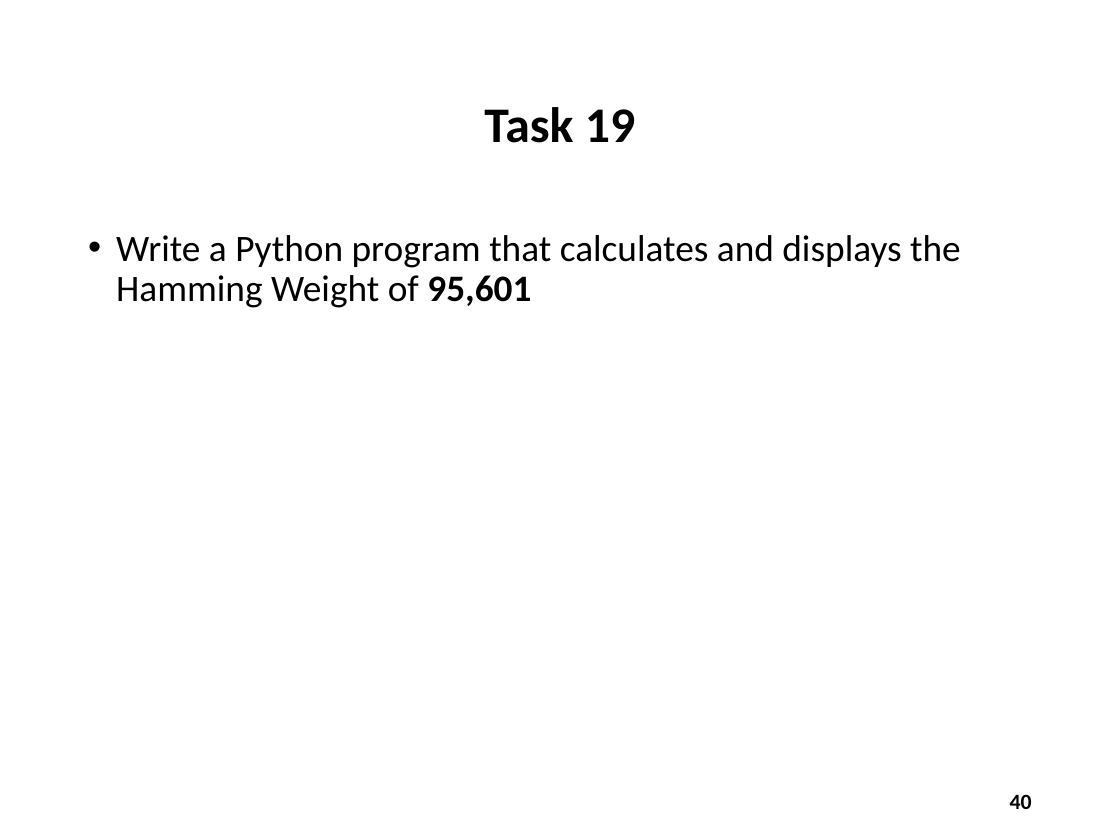
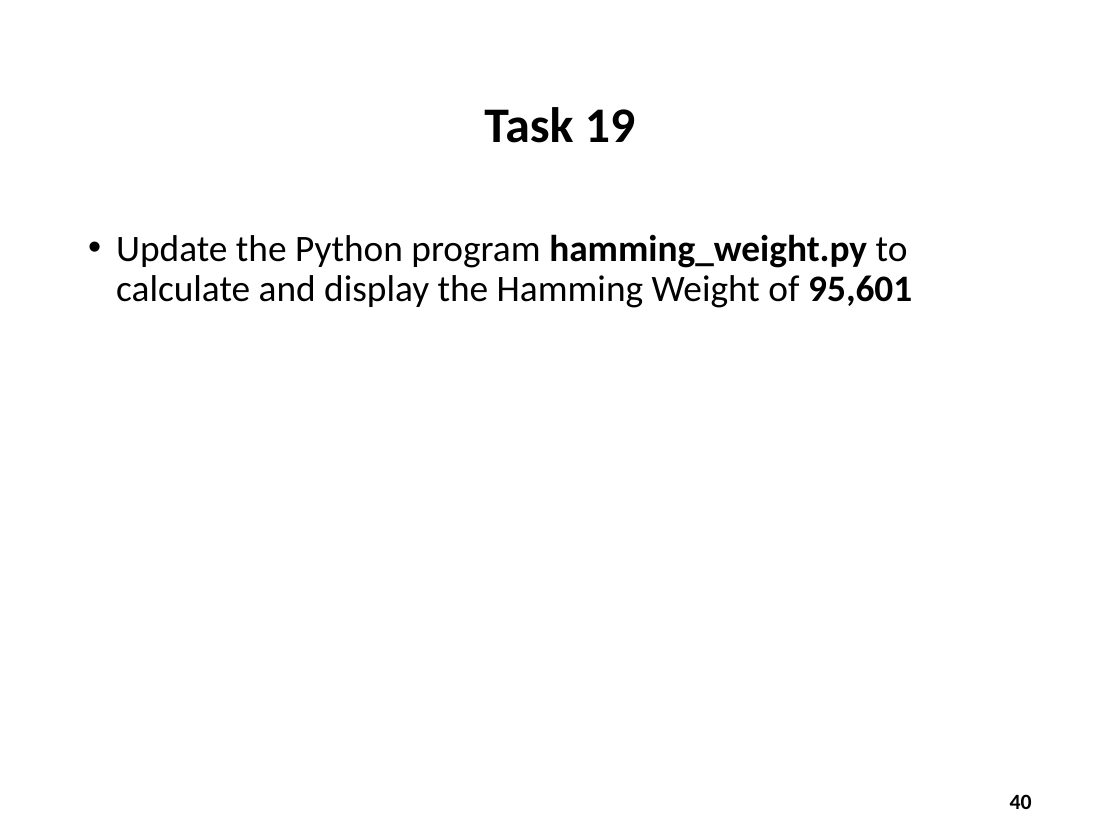
Before and after one commit to dbiersach/scicomp101, a slide deck: slide 40 of Session 19 - Continued Fractions/Session 19 - Continued Fractions.pptx. Drawn at 1120x840 pixels with LibreOffice and Linux fonts; fonts in the diff are those of the drawing. Boxes give left, top, right and bottom in pixels: in the first picture for what was removed or moved away, otherwise in the second. Text is boxed around its words. In the diff, an @@ line names an element or a change of style, - is before the commit and + after.

```diff
--- a/Session 19 - Continued Fractions/Session 19 - Continued Fractions.pptx
+++ b/Session 19 - Continued Fractions/Session 19 - Continued Fractions.pptx
@@ text at [116, 234, 912, 308]: text changed @@
-• Write a Python program that calculates and displays the Hamming Weight of 95,601
+• Update the Python program hamming_weight.py to calculate and display the Hamming Weight of 95,601
```
Also in this commit, not shown: 2 other slides changed, 1 other file.
